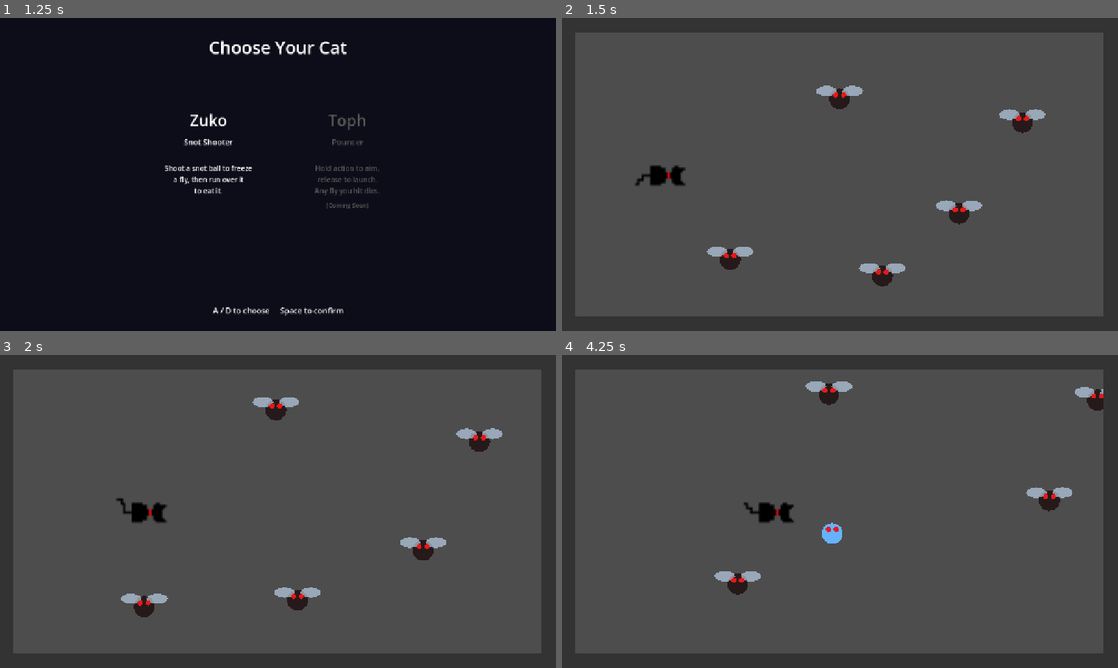
Above: before the commit, frames 1-4 (two rows, left to right).
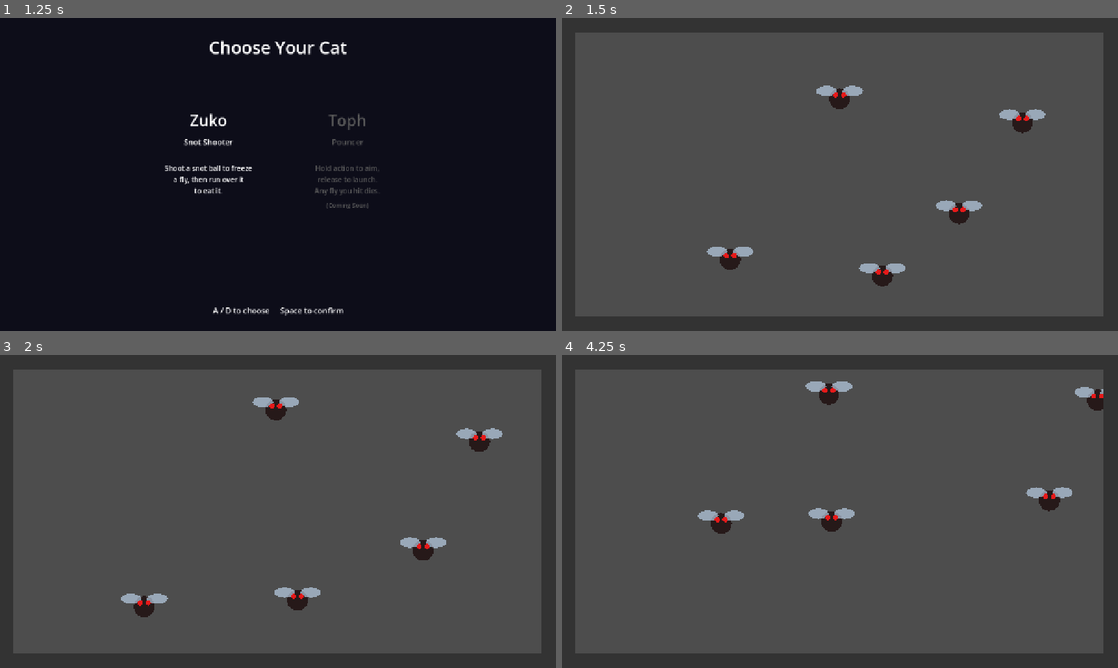
Above: after the commit, the same moments.

Repository: christophertrev/cat-game
Game: Godot game, scene res://scenes/start_screen.tscn
Two runs of this game, one before a commit and one after it. Both use one fixed random seed, a clock stepped at 60 frames per second and the inputs below.
Inputs:
- Up to frame 1 (1.25 s): click "Play!" at 0.5 s
- Up to frame 2 (1.5 s): tap Enter (p2_action) at 1.25 s; hold D (p1_right) from 1.28 s (still down); tap Space (p1_action) at 1.35 s
- Up to frame 3 (2 s): keep holding D (p1_right)
- Up to frame 4 (4.25 s): release D (p1_right) at 2.03 s; hold A (p1_left) 2.03-2.78 s; tap Enter (p2_action) at 2.1, 3.6 s; hold D (p1_right) from 2.78 s (still down); tap Space (p1_action) at 2.85 s

Frame 1 is identical in both runs. In frame 2, 0.4% of the frame differs, in the area x 13-23%, y 47-54%; in frame 3, 0.4%; in frame 4, 1.6%, in the area x 24-53%, y 47-77%.

Commit message:
Add Toph character with pounce mechanic and sprite
- Hold action to aim, release to launch at 850px/s for 0.28s
- Any fly within 50px during pounce dies instantly
- 0.3s cooldown between pounces
- Toph sprite sheet wired up from Toph-animation.png

Co-Authored-By: Claude Sonnet 4.6 <noreply@anthropic.com>

Diff:
--- a/scenes/player.tscn
+++ b/scenes/player.tscn
@@ -3,6 +3,7 @@
 [ext_resource type="Script" uid="uid://bksbva5s1icvt" path="res://scripts/player.gd" id="1"]
 [ext_resource type="Texture2D" uid="uid://cbxm7roa8q3ng" path="res://assets/New Piskel.png" id="2_g2els"]
 [ext_resource type="Texture2D" uid="uid://bc42ibd2d0by4" path="res://assets/zuko-animation.png" id="3_qhqgy"]
+[ext_resource type="Texture2D" path="res://assets/Toph-animation.png" id="4_toph"]
 
 [sub_resource type="CircleShape2D" id="1"]
 radius = 28.0
@@ -106,8 +107,108 @@
 "speed": 11.0
 }]
 
+[sub_resource type="AtlasTexture" id="AtlasTexture_toph_00"]
+atlas = ExtResource("4_toph")
+region = Rect2(0, 0, 32, 32)
+
+[sub_resource type="AtlasTexture" id="AtlasTexture_toph_01"]
+atlas = ExtResource("4_toph")
+region = Rect2(32, 0, 32, 32)
+
+[sub_resource type="AtlasTexture" id="AtlasTexture_toph_02"]
+atlas = ExtResource("4_toph")
+region = Rect2(64, 0, 32, 32)
+
+[sub_resource type="AtlasTexture" id="AtlasTexture_toph_03"]
+atlas = ExtResource("4_toph")
+region = Rect2(96, 0, 32, 32)
+
+[sub_resource type="AtlasTexture" id="AtlasTexture_toph_04"]
+atlas = ExtResource("4_toph")
+region = Rect2(0, 32, 32, 32)
+
+[sub_resource type="AtlasTexture" id="AtlasTexture_toph_05"]
+atlas = ExtResource("4_toph")
+region = Rect2(32, 32, 32, 32)
+
+[sub_resource type="AtlasTexture" id="AtlasTexture_toph_06"]
+atlas = ExtResource("4_toph")
+region = Rect2(64, 32, 32, 32)
+
+[sub_resource type="AtlasTexture" id="AtlasTexture_toph_07"]
+atlas = ExtResource("4_toph")
+region = Rect2(96, 32, 32, 32)
+
+[sub_resource type="AtlasTexture" id="AtlasTexture_toph_08"]
+atlas = ExtResource("4_toph")
+region = Rect2(0, 64, 32, 32)
+
+[sub_resource type="AtlasTexture" id="AtlasTexture_toph_09"]
+atlas = ExtResource("4_toph")
+region = Rect2(32, 64, 32, 32)
+
+[sub_resource type="AtlasTexture" id="AtlasTexture_toph_10"]
+atlas = ExtResource("4_toph")
+region = Rect2(64, 64, 32, 32)
+
+[sub_resource type="AtlasTexture" id="AtlasTexture_toph_11"]
+atlas = ExtResource("4_toph")
+region = Rect2(96, 64, 32, 32)
+
+[sub_resource type="AtlasTexture" id="AtlasTexture_toph_12"]
+atlas = ExtResource("4_toph")
+region = Rect2(0, 96, 32, 32)
+
+[sub_resource type="SpriteFrames" id="SpriteFrames_toph"]
+animations = [{
+"frames": [{
+"duration": 1.0,
+"texture": SubResource("AtlasTexture_toph_00")
+}, {
+"duration": 1.0,
+"texture": SubResource("AtlasTexture_toph_01")
+}, {
+"duration": 1.0,
+"texture": SubResource("AtlasTexture_toph_02")
+}, {
+"duration": 1.0,
+"texture": SubResource("AtlasTexture_toph_03")
+}, {
+"duration": 1.0,
+"texture": SubResource("AtlasTexture_toph_04")
+}, {
+"duration": 1.0,
+"texture": SubResource("AtlasTexture_toph_05")
+}, {
+"duration": 1.0,
+"texture": SubResource("AtlasTexture_toph_06")
+}, {
+"duration": 1.0,
+"texture": SubResource("AtlasTexture_toph_07")
+}, {
+"duration": 1.0,
+"texture": SubResource("AtlasTexture_toph_08")
+}, {
+"duration": 1.0,
+"texture": SubResource("AtlasTexture_toph_09")
+}, {
+"duration": 1.0,
+"texture": SubResource("AtlasTexture_toph_10")
+}, {
+"duration": 1.0,
+"texture": SubResource("AtlasTexture_toph_11")
+}, {
+"duration": 1.0,
+"texture": SubResource("AtlasTexture_toph_12")
+}],
+"loop": true,
+"name": &"default",
+"speed": 11.0
+}]
+
 [node name="Player" type="CharacterBody2D" unique_id=1207697465]
 script = ExtResource("1")
+toph_frames = SubResource("SpriteFrames_toph")
 
 [node name="CollisionShape2D" type="CollisionShape2D" parent="." unique_id=1587418403]
 shape = SubResource("1")
--- a/scripts/player.gd
+++ b/scripts/player.gd
@@ -5,8 +5,23 @@
 const SPEED: float = 200.0
 const SHOOT_COOLDOWN: float = 0.3
 
+# Toph pounce
+const POUNCE_SPEED: float = 850.0
+const POUNCE_DURATION: float = 0.28
+const POUNCE_COOLDOWN: float = 0.3
+const POUNCE_KILL_RADIUS: float = 50.0
+const AIM_LINE_LENGTH: float = 80.0
+
+@export var toph_frames: SpriteFrames
+
 var facing: Vector2 = Vector2.UP
 var shoot_timer: float = 0.0
+var is_toph: bool = false
+
+enum PounceState { IDLE, CHARGING, POUNCING, COOLDOWN }
+var pounce_state: PounceState = PounceState.IDLE
+var pounce_timer: float = 0.0
+var pounce_direction: Vector2 = Vector2.ZERO
 
 @onready var anim: AnimatedSprite2D = $AnimatedSprite2D
 @onready var projectile_scene: PackedScene = preload("res://scenes/projectile.tscn")
@@ -14,8 +29,19 @@
 func _ready() -> void:
 	add_to_group("cats")
 	anim.play("default")
+	is_toph = GameState.character == "toph"
+	if is_toph and toph_frames:
+		anim.sprite_frames = toph_frames
 
 func _physics_process(delta: float) -> void:
+	if is_toph:
+		_process_toph(delta)
+	else:
+		_process_zuko(delta)
+
+# ── Zuko ──────────────────────────────────────────────────────────────────────
+
+func _process_zuko(delta: float) -> void:
 	shoot_timer -= delta
 
 	var direction := Vector2(
@@ -39,3 +65,85 @@
 	projectile.direction = facing
 	projectile.position = global_position
 	get_parent().add_child(projectile)
+
+# ── Toph ──────────────────────────────────────────────────────────────────────
+
+func _process_toph(delta: float) -> void:
+	match pounce_state:
+		PounceState.IDLE:
+			_toph_idle()
+		PounceState.CHARGING:
+			_toph_charging()
+		PounceState.POUNCING:
+			_toph_pouncing(delta)
+		PounceState.COOLDOWN:
+			_toph_cooldown(delta)
+
+func _toph_idle() -> void:
+	var dir := _move_input()
+	velocity = dir * SPEED
+	move_and_slide()
+	_update_facing(dir)
+
+	if Input.is_action_just_pressed("p%d_action" % player_id):
+		pounce_state = PounceState.CHARGING
+		queue_redraw()
+
+func _toph_charging() -> void:
+	var dir := _move_input()
+	velocity = dir * (SPEED * 0.5)
+	move_and_slide()
+	_update_facing(dir)
+	queue_redraw()
+
+	if Input.is_action_just_released("p%d_action" % player_id):
+		pounce_direction = facing
+		pounce_timer = POUNCE_DURATION
+		pounce_state = PounceState.POUNCING
+		queue_redraw()
+
+func _toph_pouncing(delta: float) -> void:
+	pounce_timer -= delta
+	velocity = pounce_direction * POUNCE_SPEED
+	move_and_slide()
+
+	for fly in get_tree().get_nodes_in_group("flies"):
+		if global_position.distance_to(fly.global_position) < POUNCE_KILL_RADIUS:
+			fly.die()
+
+	if pounce_timer <= 0.0:
+		velocity = Vector2.ZERO
+		pounce_state = PounceState.COOLDOWN
+		pounce_timer = POUNCE_COOLDOWN
+
+func _toph_cooldown(delta: float) -> void:
+	pounce_timer -= delta
+	var dir := _move_input()
+	velocity = dir * SPEED
+	move_and_slide()
+	_update_facing(dir)
+
+	if pounce_timer <= 0.0:
+		pounce_state = PounceState.IDLE
+
+# ── Helpers ───────────────────────────────────────────────────────────────────
+
+func _move_input() -> Vector2:
+	return Vector2(
+		Input.get_axis("p%d_left" % player_id, "p%d_right" % player_id),
+		Input.get_axis("p%d_up" % player_id, "p%d_down" % player_id)
+	).normalized()
+
+func _update_facing(dir: Vector2) -> void:
+	if dir != Vector2.ZERO:
+		facing = dir
+		anim.rotation = facing.angle() + (PI / 2)
+
+func _draw() -> void:
+	if not is_toph or pounce_state != PounceState.CHARGING:
+		return
+	var tip := facing * AIM_LINE_LENGTH
+	var perp := Vector2(-facing.y, facing.x) * 10.0
+	draw_line(Vector2.ZERO, tip, Color(1.0, 0.8, 0.2), 3.0)
+	draw_line(tip, tip - facing * 15.0 + perp, Color(1.0, 0.8, 0.2), 3.0)
+	draw_line(tip, tip - facing * 15.0 - perp, Color(1.0, 0.8, 0.2), 3.0)
